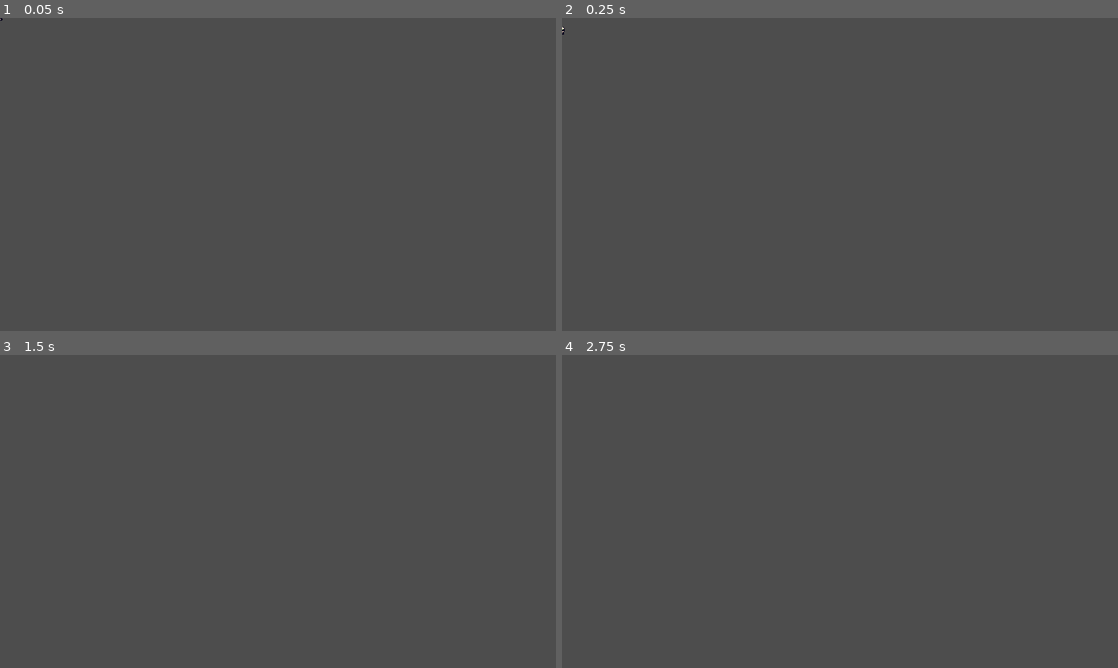
Above: before the commit, frames 1-4 (two rows, left to right).
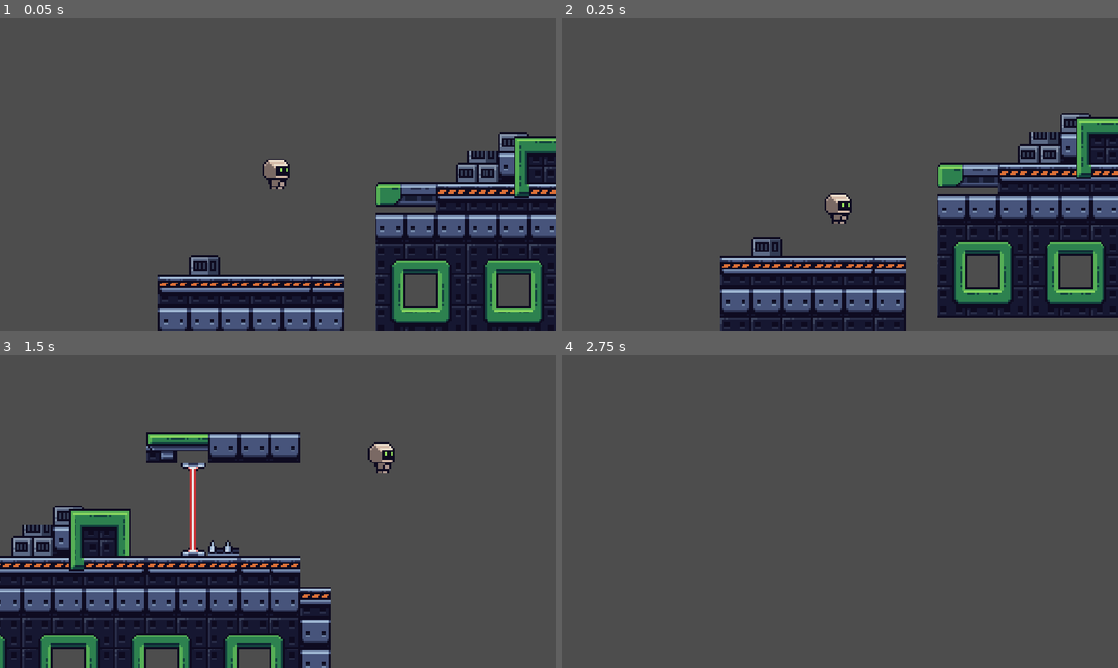
Above: after the commit, the same moments.

Repository: ayooorishiiii/king-s-men
Game: Godot game, scene res://scenes/game.tscn
Same seed, same stepped clock (60 frames per second), same inputs: the game is played once before the commit and once after it. Before the commit the project starts from res://player.tscn.
Inputs:
- Up to frame 1 (0.05 s): no input
- Up to frame 2 (0.25 s): no input
- Up to frame 3 (1.5 s): tap Enter (ui_accept) at 0.5, 0.6, 0.77, 1.07, 1.35 s; hold Right (ui_right) from 0.53 s (still down)
- Up to frame 4 (2.75 s): tap Enter (ui_accept) at 1.52, 1.82, 2.1 s; release Right (ui_right) at 2.03 s; hold Left (ui_left) from 2.03 s (still down)

The runs differ from the first frame. In frame 1, 23% of the frame differs, in the area x 0-100%, y 0-100%; in frame 2, 26%; in frame 3, 26%, in the area x 0-71%, y 24-100%; in frame 4, nothing differs.

Commit message:
commit

Diff:
--- a/player.gd
+++ /dev/null
@@ -1,25 +0,0 @@
-extends CharacterBody2D
-
-
-const SPEED = 300.0
-const JUMP_VELOCITY = -400.0
-
-
-func _physics_process(delta: float) -> void:
-	# Add the gravity.
-	if not is_on_floor():
-		velocity += get_gravity() * delta
-
-	# Handle jump.
-	if Input.is_action_just_pressed("ui_accept") and is_on_floor():
-		velocity.y = JUMP_VELOCITY
-
-	# Get the input direction and handle the movement/deceleration.
-	# As good practice, you should replace UI actions with custom gameplay actions.
-	var direction := Input.get_axis("ui_left", "ui_right")
-	if direction:
-		velocity.x = direction * SPEED
-	else:
-		velocity.x = move_toward(velocity.x, 0, SPEED)
-
-	move_and_slide()
--- a/player.tscn
+++ /dev/null
@@ -1,54 +0,0 @@
-[gd_scene format=3 uid="uid://b33gtbh8yxgf0"]
-
-[ext_resource type="Script" uid="uid://b4hmbcnusjqir" path="res://player.gd" id="1_onrkg"]
-[ext_resource type="Texture2D" uid="uid://ccjo0nm4xa6xh" path="res://assets/player.png" id="2_i3pqv"]
-
-[sub_resource type="AtlasTexture" id="AtlasTexture_hqtel"]
-atlas = ExtResource("2_i3pqv")
-region = Rect2(32, 32, 32, 32)
-
-[sub_resource type="AtlasTexture" id="AtlasTexture_sweqy"]
-atlas = ExtResource("2_i3pqv")
-region = Rect2(64, 32, 32, 32)
-
-[sub_resource type="AtlasTexture" id="AtlasTexture_2hs0m"]
-atlas = ExtResource("2_i3pqv")
-region = Rect2(96, 32, 32, 32)
-
-[sub_resource type="AtlasTexture" id="AtlasTexture_1jxqw"]
-atlas = ExtResource("2_i3pqv")
-region = Rect2(128, 32, 32, 32)
-
-[sub_resource type="SpriteFrames" id="SpriteFrames_sxpiy"]
-animations = [{
-"frames": [{
-"duration": 1.0,
-"texture": SubResource("AtlasTexture_hqtel")
-}, {
-"duration": 1.0,
-"texture": SubResource("AtlasTexture_sweqy")
-}, {
-"duration": 1.0,
-"texture": SubResource("AtlasTexture_2hs0m")
-}, {
-"duration": 1.0,
-"texture": SubResource("AtlasTexture_1jxqw")
-}],
-"loop": 1,
-"name": &"default",
-"speed": 10.0
-}]
-
-[sub_resource type="CircleShape2D" id="CircleShape2D_sxpiy"]
-radius = 6.0827627
-
-[node name="Player" type="CharacterBody2D" unique_id=815994922]
-script = ExtResource("1_onrkg")
-
-[node name="AnimatedSprite2D" type="AnimatedSprite2D" parent="." unique_id=1613723285]
-sprite_frames = SubResource("SpriteFrames_sxpiy")
-autoplay = "default"
-frame_progress = 0.87755984
-
-[node name="CollisionShape2D" type="CollisionShape2D" parent="." unique_id=1322778100]
-shape = SubResource("CircleShape2D_sxpiy")
--- a/project.godot
+++ b/project.godot
@@ -11,7 +11,7 @@
 [application]
 
 config/name="KING'S MEN"
-run/main_scene="uid://b33gtbh8yxgf0"
+run/main_scene="uid://b021daopjjgsk"
 config/features=PackedStringArray("4.7", "Forward Plus")
 config/icon="res://icon.svg"
 
--- a/scenes/game.gd
+++ /dev/null
@@ -1,11 +0,0 @@
-extends Node2D
-
-
-# Called when the node enters the scene tree for the first time.
-func _ready() -> void:
-	pass # Replace with function body.
-
-
-# Called every frame. 'delta' is the elapsed time since the previous frame.
-func _process(delta: float) -> void:
-	pass
--- a/scenes/game.tscn
+++ b/scenes/game.tscn
@@ -42,24 +42,24 @@
 12:5/0 = 0
 12:7/0 = 0
 8:2/0 = 0
+8:2/0/physics_layer_0/polygon_0/points = PackedVector2Array(-8, -8, 8, -8, 8, 8, -8, 8)
 10:2/0 = 0
+10:2/0/physics_layer_0/polygon_0/points = PackedVector2Array(-8, -8, 8, -8, 8, 8, -8, 8)
 9:2/0 = 0
+9:2/0/physics_layer_0/polygon_0/points = PackedVector2Array(-8, -8, 8, -8, 8, 8, -8, 8)
 
 [sub_resource type="TileSetAtlasSource" id="TileSetAtlasSource_lbhrr"]
 texture = ExtResource("2_lnu2h")
 
 [sub_resource type="TileSet" id="TileSet_17b4m"]
+physics_layer_0/collision_layer = 1
 sources/0 = SubResource("TileSetAtlasSource_yqjtg")
 sources/1 = SubResource("TileSetAtlasSource_lbhrr")
-
-[sub_resource type="WorldBoundaryShape2D" id="WorldBoundaryShape2D_sxpiy"]
-distance = 40.0
 
 [node name="Game" type="Node2D" unique_id=1991194114]
 
 [node name="TileMap" type="TileMap" parent="." unique_id=1610764126]
 tile_set = SubResource("TileSet_17b4m")
-collision_animatable = true
 format = 2
 layer_0/name = "main"
 layer_0/tile_data = PackedInt32Array(65532, 524288, 2, 0, 655360, 2, 65533, 589824, 2, 65534, 589824, 2, 1, 589824, 2,  …(992 unchanged characters)…
@@ -69,14 +69,7 @@
 [node name="player" parent="." unique_id=1360754613 instance=ExtResource("1_uwrxv")]
 position = Vector2(-2, -52)
 
-[node name="Camera2D" type="Camera2D" parent="player" unique_id=48217060]
+[node name="Camera2D2" type="Camera2D" parent="player" unique_id=48217060]
 zoom = Vector2(4, 4)
 limit_enabled = false
 position_smoothing_enabled = true
-
-[node name="StaticBody2D" type="StaticBody2D" parent="." unique_id=39256385]
-position = Vector2(-1, -4)
-
-[node name="CollisionShape2D" type="CollisionShape2D" parent="StaticBody2D" unique_id=2139366948]
-position = Vector2(-3, 44)
-shape = SubResource("WorldBoundaryShape2D_sxpiy")
--- a/scripts/player.gd
+++ /dev/null
@@ -1,25 +0,0 @@
-extends CharacterBody2D
-
-
-const SPEED = 300.0
-const JUMP_VELOCITY = -400.0
-
-
-func _physics_process(delta: float) -> void:
-	# Add the gravity.
-	if not is_on_floor():
-		velocity += get_gravity() * delta
-
-	# Handle jump.
-	if Input.is_action_just_pressed("ui_accept") and is_on_floor():
-		velocity.y = JUMP_VELOCITY
-
-	# Get the input direction and handle the movement/deceleration.
-	# As good practice, you should replace UI actions with custom gameplay actions.
-	var direction := Input.get_axis("ui_left", "ui_right")
-	if direction:
-		velocity.x = direction * SPEED
-	else:
-		velocity.x = move_toward(velocity.x, 0, SPEED)
-
-	move_and_slide()
Not shown, removed: player.gd.uid
Not shown, removed: scenes/game.gd.uid
Not shown, removed: scripts/player.gd.uid
